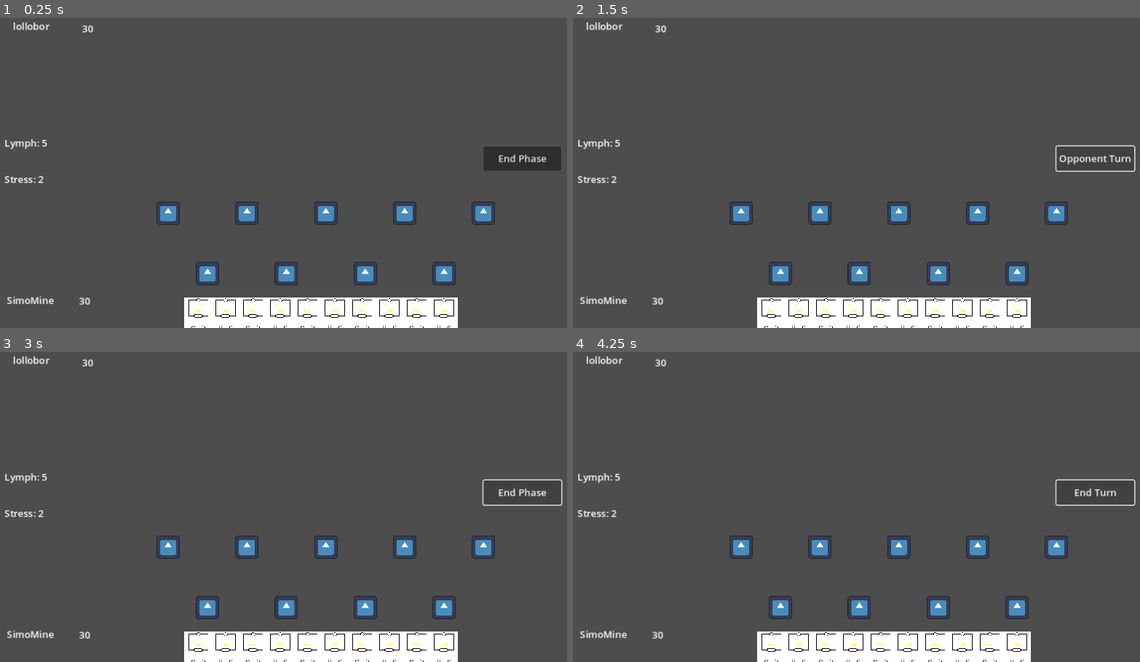
Above: before the commit, frames 1-4 (two rows, left to right).
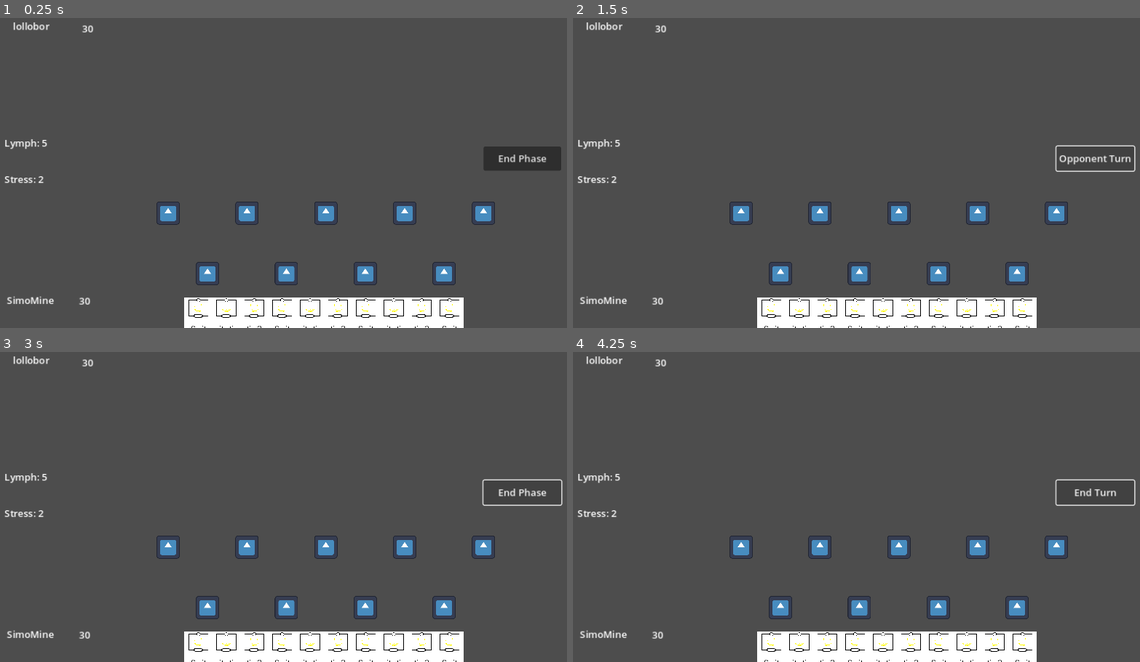
Above: after the commit, the same moments.

Repository: lollo004/gokard
Game: Godot game, scene res://Scenes/MainScene.tscn
Same seed, same stepped clock (60 frames per second), same inputs: the game is played once before the commit and once after it. The engine's default icon, where the game draws it, is replaced by a stand-in: a white triangle on a blue panel in a dark square.
Inputs:
- Up to frame 1 (0.25 s): no input
- Up to frame 2 (1.5 s): click "End Phase" at 0.5 s; click "End Turn" at 1.25 s
- Up to frame 3 (3 s): click "Opponent Turn" at 2 s; click "Opponent Turn" at 2.75 s
- Up to frame 4 (4.25 s): click "End Phase" at 3.5 s

The runs differ from the first frame. In frame 1, 0.6% of the frame differs, in the area x 37-82%, y 90-100%; in frame 2, 0.6%; in frame 3, 0.6%; in frame 4, 0.6%.

Commit message:
location and stress system now up to date and first type of turn selection

Diff:
--- a/Scripts/Card.gd
+++ b/Scripts/Card.gd
@@ -53,10 +53,11 @@
 func _process(delta): # Function called every frame
 	if Input.is_action_just_pressed("click") and isMouseOver: # Click over a card with mouse
 		if isCardSelected: # Dropping the card
-			if currentPos != 0 and GameController.lymph >= Cost and G …(98 unchanged characters)… pe == currentLoc or Type == "Versatile"): # Right position, right turn-phase and enough lymph
+			if currentPos != 0 and GameController.lymph >= Cost and G …(98 unchanged characters)… pe == currentLoc or Type == "Versatile") and GameController.stress > GameController.player_current_stress: # Right position, right turn-phase and enough lymph
 				Location = "field"
 				global_position = new_position
 				GameController.lymph -= Cost
+				GameController.player_current_stress += 1
 			else:
 				global_position = old_position
 			isCardSelected = false
--- a/Scripts/GameController.gd
+++ b/Scripts/GameController.gd
@@ -9,6 +9,16 @@
 @export var turn : String = "player"
 @export var phase : String = "defense"
 
+var player_current_stress : int = 0
+var enemy_current_stress : int = 0
+
+var max_lymph : int = 0
+var max_stress : int = 0
+
+var turnType : String = "" # Action to do in current turn (play, draw, lymph, stress)
+
+### MAIN EVENTS ###
+
 
 func _ready():
 	var scene
@@ -18,7 +28,7 @@
 		scene = load("res://Scenes/Cards/Card.tscn")
 		instance = scene.instantiate()
 		add_child(instance)
-		instance.global_position = Vector2(350 + (45*i), 520)
+		instance.global_position = Vector2(350 + (46*i), 520)
 
 
 func _process(delta):
@@ -39,4 +49,29 @@
 			turn = "player"
 
 
-### OTHER ### !
+### TURN MANAGEMEN FUNCTIONS ###
+
+
+func PlayCard():
+	turnType = "play"
+	pass #gioca una carta
+
+func DrawCard():
+	turnType = "draw"
+	DrawOneCard()
+
+func AddLymph():
+	if lymph < max_lymph:
+		turnType = "lymph"
+		lymph += 1
+
+func AddStress():
+	if stress < max_stress:
+		turnType = "stress"
+		stress += 1
+
+
+### OTHER FUNCTIONS ###
+
+func DrawOneCard():
+	pass
